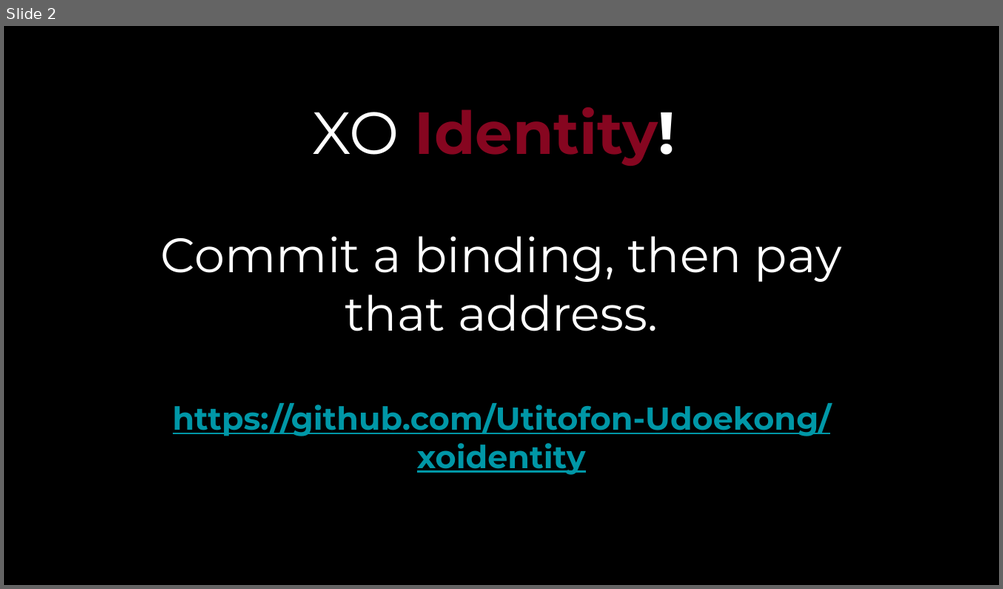
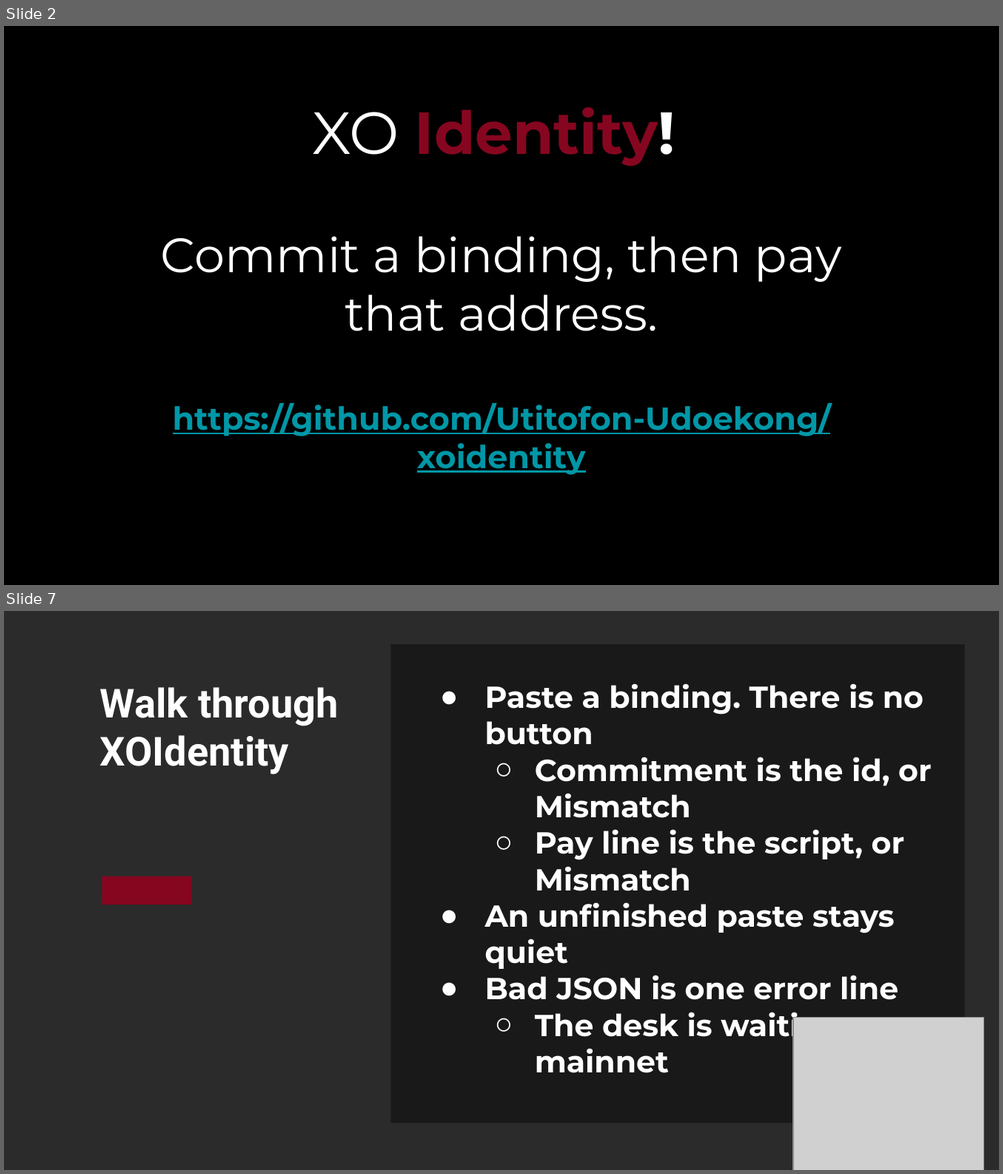
Before and after one commit to Utitofon-Udoekong/xoidentity, a slide deck: BLAZE-2026-XOIdentity.pptx. Shown one above the other, each under a label of ours: slide 2 before the commit, slides 2 and 7 after it; the slides between them are not shown. The pictures are 1003x589 and 1003x1174 pixels, drawn with LibreOffice and Linux fonts; fonts in the diff are those of the drawing; grey boxes stand for pictures; background and template pictures are left out; a plain dark background stands for a picture behind light text. Boxes give left, top, right and bottom in pixels: in the first picture for what was removed or moved away, otherwise in the second. Text is boxed around its words. In the diff, an @@ line names an element or a change of style, - is before the commit and + after.

Commit message:
feat: check a pasted binding as it is typed and compile identity before deploy
The desk updates the commitment and pay lines without a verify button, and the Vercel build compiles @bchblaze/identity first.

```diff
--- a/BLAZE-2026-XOIdentity.pptx
+++ b/BLAZE-2026-XOIdentity.pptx
@@ slide 7 added at <box>4,611,999,1170</box>, background picture (left out) @@
@@ rectangle added at <box>391,645,965,1125</box>, fill #000000 at 41% opacity @@
@@ text added at <box>100,687,338,775</box>, 29 pt, text #FFFFFF, bold @@
+Walk through
+XOIdentity
@@ text added at <box>485,684,931,1073</box>, 22 pt, text #FFFFFF, bold @@
+● Paste a binding. There is no button
+  ○ Commitment is the id, or Mismatch
+  ○ Pay line is the script, or Mismatch
+● An unfinished paste stays quiet
+● Bad JSON is one error line
+  ○ The desk is waiting on mainnet
@@ rectangle added at <box>102,877,191,906</box>, fill #860620 @@
@@ picture added at <box>793,1018,982,1170</box> @@
```
Also in this commit, not shown: 4 slides changed, 1 other slide added, 2 other files.
